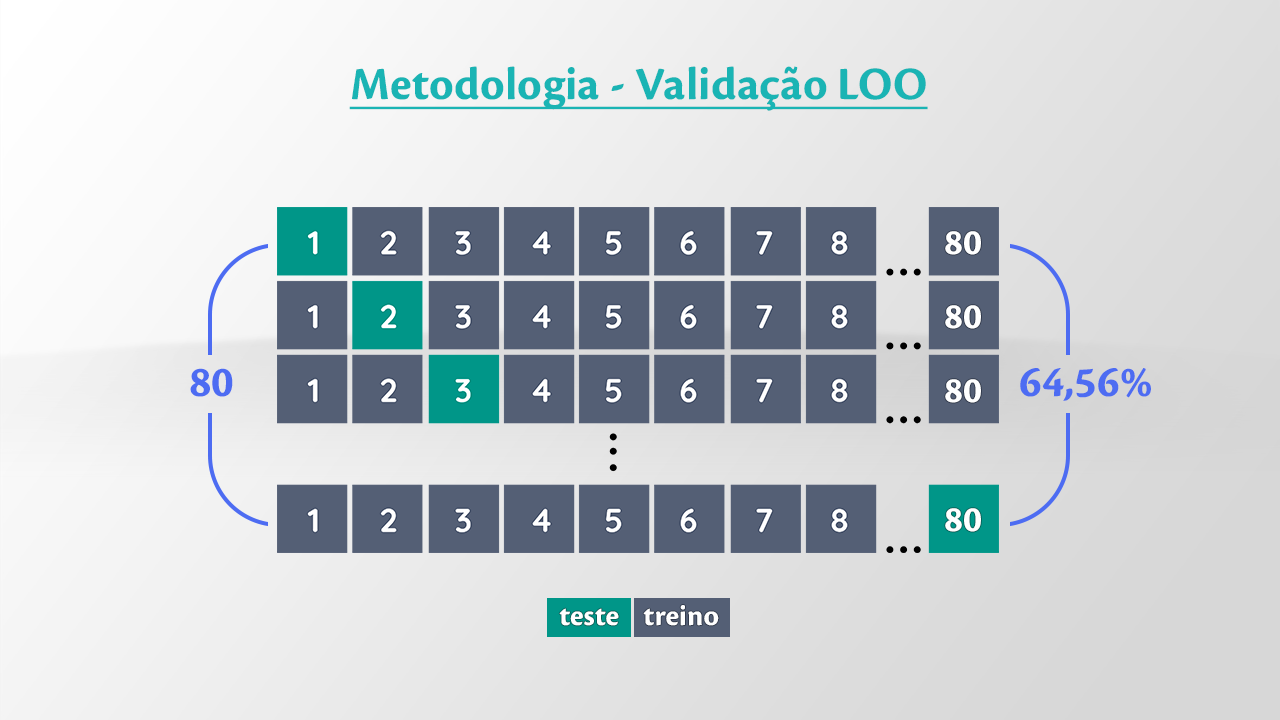
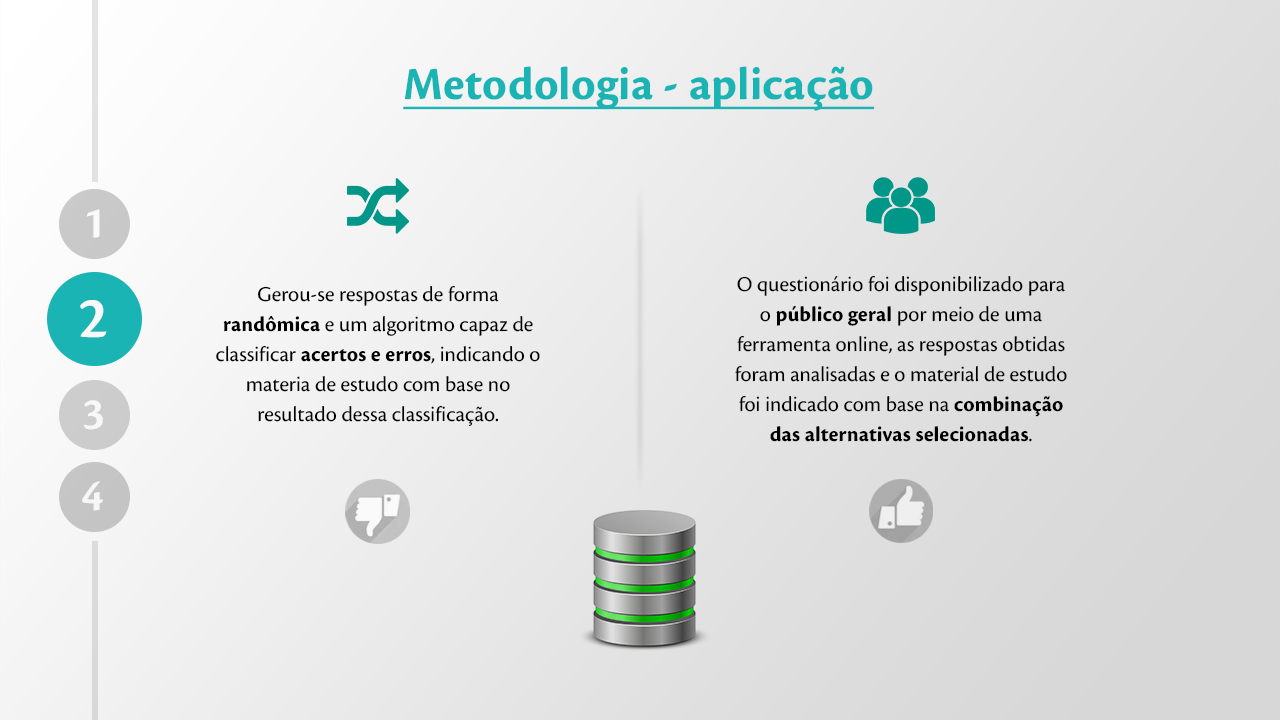
Layers edited between the first and the second 1280x720 image:
added layer "bd-icon" (multiply) above "clipart1243765" over left=575, top=510, right=714, bottom=651
renamed "Metodologia - Validação LOO" to "Metodologia - aplicação", painted on it over left=349, top=66, right=928, bottom=111
renamed "64,56%" to "O questionário foi disponibilizado para o público geral por mei", moved it above "Gerou-se respostas de forma randômica e um algoritmo capaz de c", painted on it over left=735, top=275, right=1151, bottom=442
removed layer "Rounded Rectangle 1 copy" over left=208, top=244, right=268, bottom=526
removed layer "Rounded Rectangle 1" over left=1010, top=244, right=1070, bottom=526
removed group "legenda" (4 layers) over left=547, top=598, right=730, bottom=637
removed group "tabela" (6 layers) over left=277, top=207, right=999, bottom=553
renamed "80" to "Gerou-se respostas de forma randômica e um algoritmo capaz de c", painted on it over left=190, top=285, right=540, bottom=426
"Layer 11": opacity 100% → 20%, blend normal → multiply, moved it out of group "tabela", painted on it over left=633, top=180, right=989, bottom=542
removed layer "1_9bs3OMsKOJntR8blRnVE9g" from group "tabela" over left=277, top=207, right=999, bottom=553
added group "1 copy 3" (20%) with 2 layers above "1 copy 2" over left=59, top=462, right=130, bottom=532
added layer "Ellipse 1" (1st of 4, in "1 copy 3") in group "1 copy 3" over left=59, top=462, right=130, bottom=532
added group "1 copy 2" (20%) with 2 layers above "1 copy" over left=59, top=380, right=130, bottom=450
added group "1" (2nd of 2) with 2 layers above "Layer 10" over left=47, top=272, right=142, bottom=366
added layer "Ellipse 1" (4th of 4, in "1") in group "1" over left=47, top=272, right=142, bottom=366
"Layer 10": opacity 57% → 10%, blend multiply → normal, moved it out of group "bg", painted on it, unmasked it over left=0, top=0, right=1256, bottom=720
…and 19 more changes (11 added, 8 removed)
